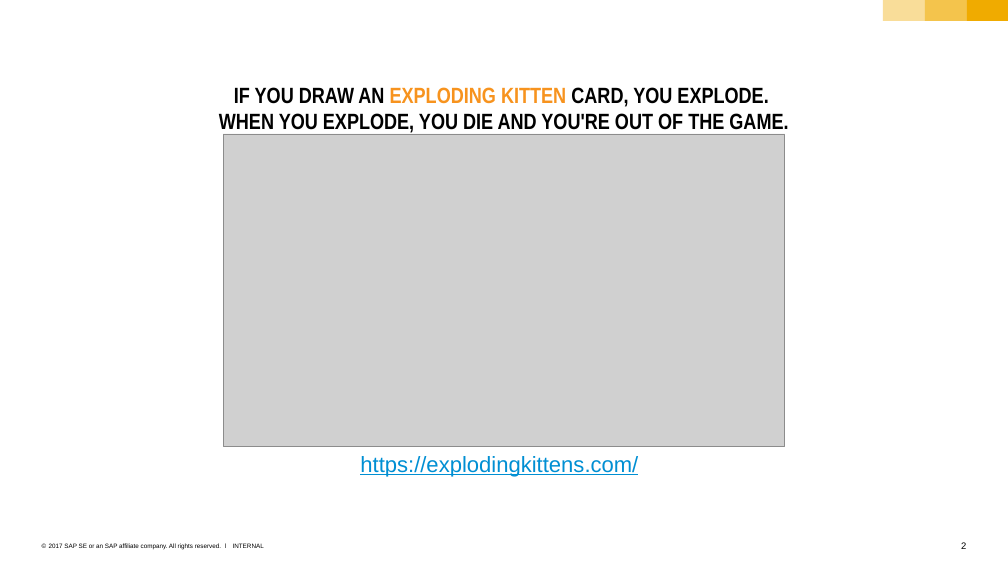
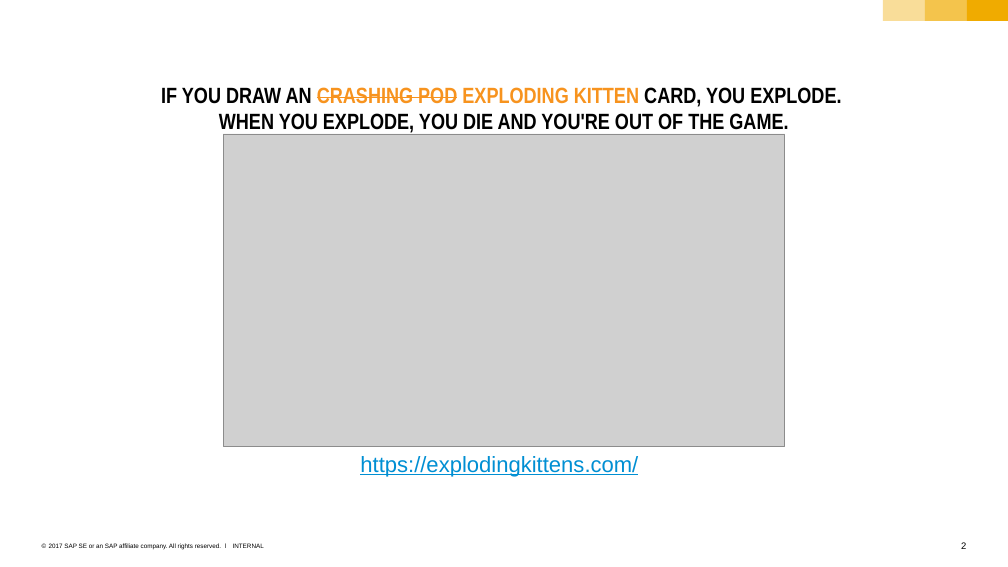
Before and after one commit to sriramrokkam/k8s-training, a slide deck: slide 2 of kubernetes/06_troubleshooting.pptx. Drawn at 1008x567 pixels with LibreOffice and Linux fonts; fonts in the diff are those of the drawing; grey boxes stand for pictures. Boxes give left, top, right and bottom in pixels: in the first picture for what was removed or moved away, otherwise in the second. Text is boxed around its words. In the diff, an @@ line names an element or a change of style, - is before the commit and + after.

```diff
--- a/kubernetes/06_troubleshooting.pptx
+++ b/kubernetes/06_troubleshooting.pptx
@@ text at bbox=[161, 87, 841, 133]: text changed @@
-IF YOU DRAW AN EXPLODING KITTEN CARD, YOU EXPLODE.
-WHEN YOU EXPLODE, YOU DIE AND YOU'RE OUT OF THE GAME.
+IF YOU DRAW AN CRASHING POD EXPLODING KITTEN CARD, YOU EXPLODE.
+WHEN YOU EXPLODE, YOU DIE AND YOU'RE OUT OF THE GAME.
```
Also in this commit, not shown: 1 other slide changed, 1 slide added.
